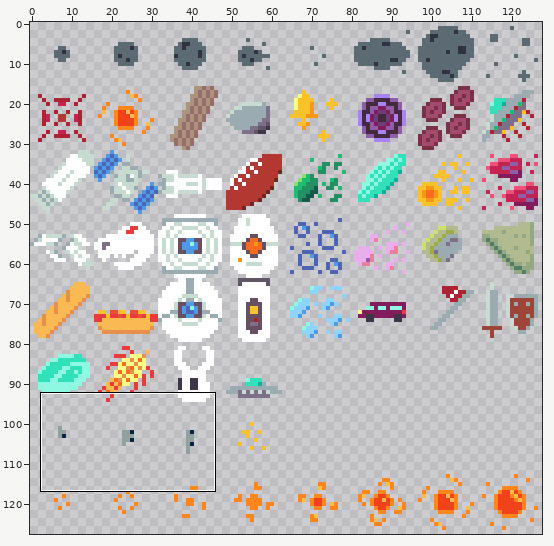
Sprite sheet: assets/sprites/16-px-tiles.png. Above, an overview of the earlier version with the close-up marked.
Close-up. Before the commit:
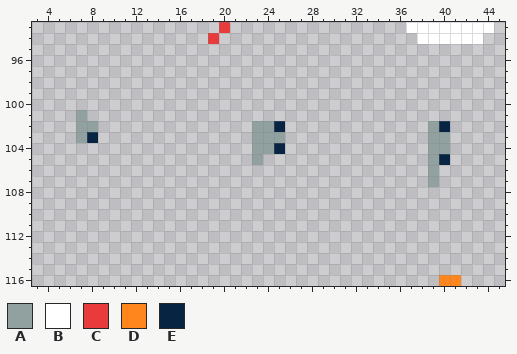
The file is 128x128 pixels. Shown: x 3..45, y 93..116.
Palette (. is transparent): A #91a19f  B #ffffff  C #e83b3b  D #ff861c  E #072442
Pixels before, first column x 7:
 93 .............C................BBBBBBBB
 94 ............C..................BBBBBB.
 95 ......................................
 96 ......................................
 97 ......................................
 98 ......................................
 99 ......................................
100 ......................................
101 A.....................................
102 AA..............AAE.............AE....
103 AE..............AAA.............AA....
104 ................AAE.............AA....
105 ................A...............AE....
106 ................................A.....
107 ................................A.....
108 ......................................
109 ......................................
110 ......................................
111 ......................................
112 ......................................
113 ......................................
114 ......................................
115 ......................................
116 .................................DD...
The result:
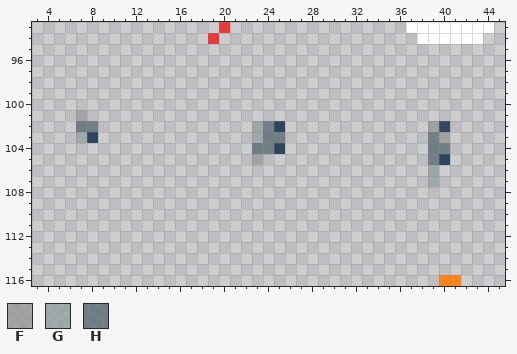
Colours new in this view: F #989898c9  G #91a19fc9  H #5b6a73c9
Diff:
{"colour":"E","old":"#072442","new":"#072442c9"}
{"y":101,"x":7,"old":"A","new":"F"}
{"y":102,"x":7,"old":"AA","new":"HH"}
{"y":102,"x":23,"old":"AA","new":"GH"}
{"y":102,"x":39,"old":"A","new":"F"}
{"y":103,"x":7,"old":"A","new":"G"}
{"y":103,"x":23,"old":"AAA","new":"GHH"}
{"y":103,"x":39,"old":"AA","new":"HF"}
{"y":104,"x":23,"old":"AA","new":"HH"}
{"y":104,"x":39,"old":"AA","new":"HH"}
{"y":105,"x":23,"old":"A","new":"F"}
{"y":105,"x":39,"old":"A","new":"H"}
{"y":106,"x":39,"old":"A","new":"G"}
{"y":107,"x":39,"old":"A","new":"G"}
{"label":"changed","picture_box":[76,110,98,143]}
{"label":"changed","picture_box":[252,121,285,165]}
{"label":"changed","picture_box":[428,121,450,187]}
